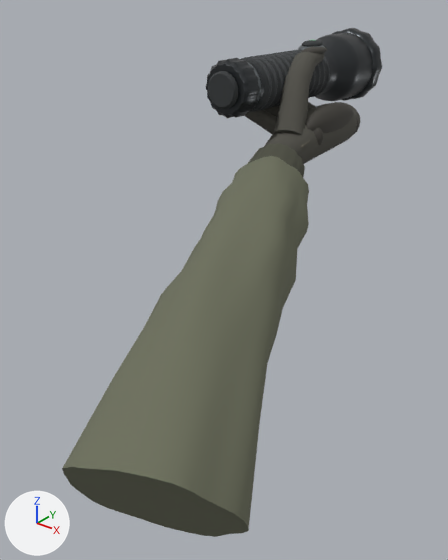
Two versions of the glTF model Models/Flashlight/hand_flashlight.glb, one commit apart.
Camera for both pictures: a camera (50 mm lens) standing at (0.357, -0.565, 0.145) and looking at (0.041, -0.17, -0.1). Lighting does not change. The marker at lower left points along +X, +Y and +Z. The first picture is the older version. Where no turn or scale is listed for an object, it has been applied to the vertices.

Names of what the first picture shows: 'Flashlight', 'Jacket sleeve', 'Right glove'.
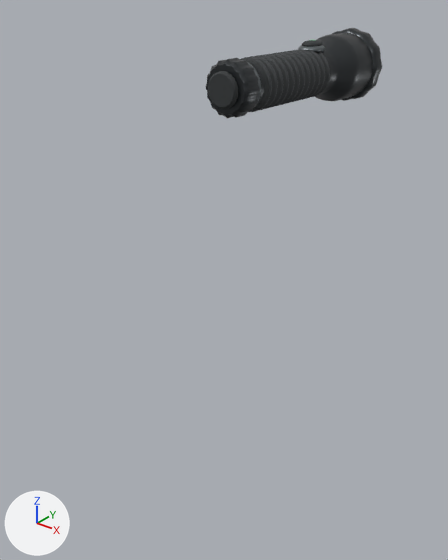
Pixel boxes [x1, y1, x2, y2] of what changed, in the pictures (448 x 560 px):
```json
{"object": "Jacket sleeve", "change": "deleted", "before": [62, 143, 309, 537], "faces in mat_weathered_olive_canvas (greyish green #6c6f5c)": [62, 156, 309, 537], "faces in mat_ribbed_cuff_cloth (dark grey #4d4e42)": [248, 143, 305, 177]}
{"object": "Right glove", "change": "deleted", "before": [244, 47, 360, 164], "faces in mat_glove_fabric (dark grey #515049)": [244, 47, 360, 164], "faces in mat_dark_leather_reinforcement (dark grey #3e3b35)": [301, 47, 359, 145]}
```

Edits to the scene script, one JSON object a line:
```json
{"op": "remove", "block": "ob_right_glove", "code": ["ob_right_glove = bpy.data.objects.new('Right glove', me_right_glove)", "ob_right_glove.location = (0.0, 0.0, 0.0)"]}
{"op": "remove", "block": "ob_jacket_sleeve", "code": ["ob_jacket_sleeve = bpy.data.objects.new('Jacket sleeve', me_jacket_sleeve)", "ob_jacket_sleeve.location = (0.0, 0.0, 0.0)"]}
```
